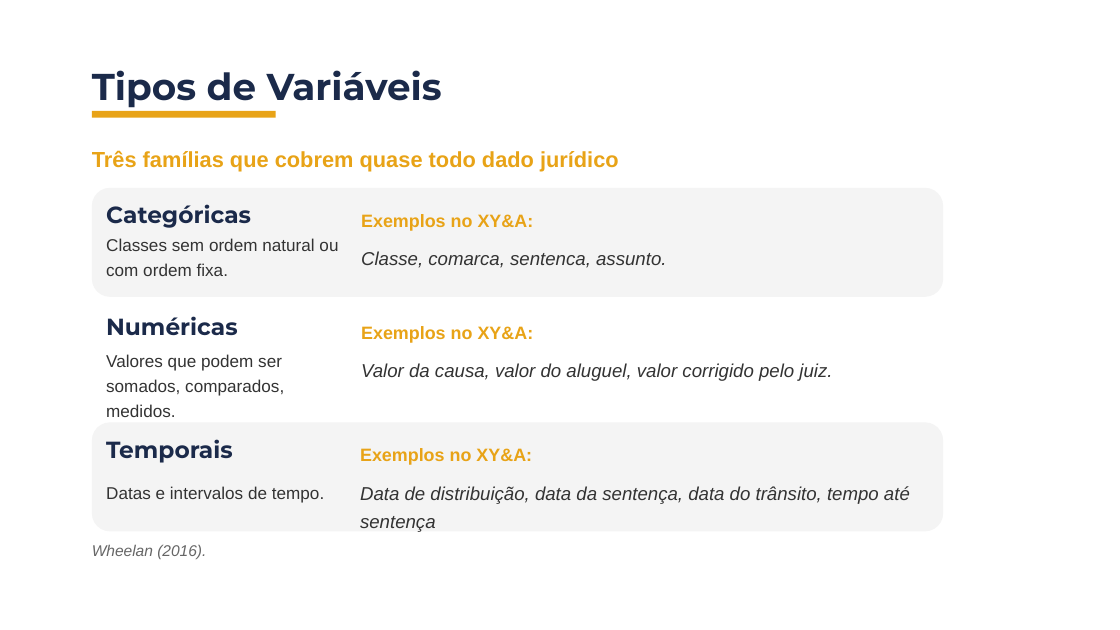
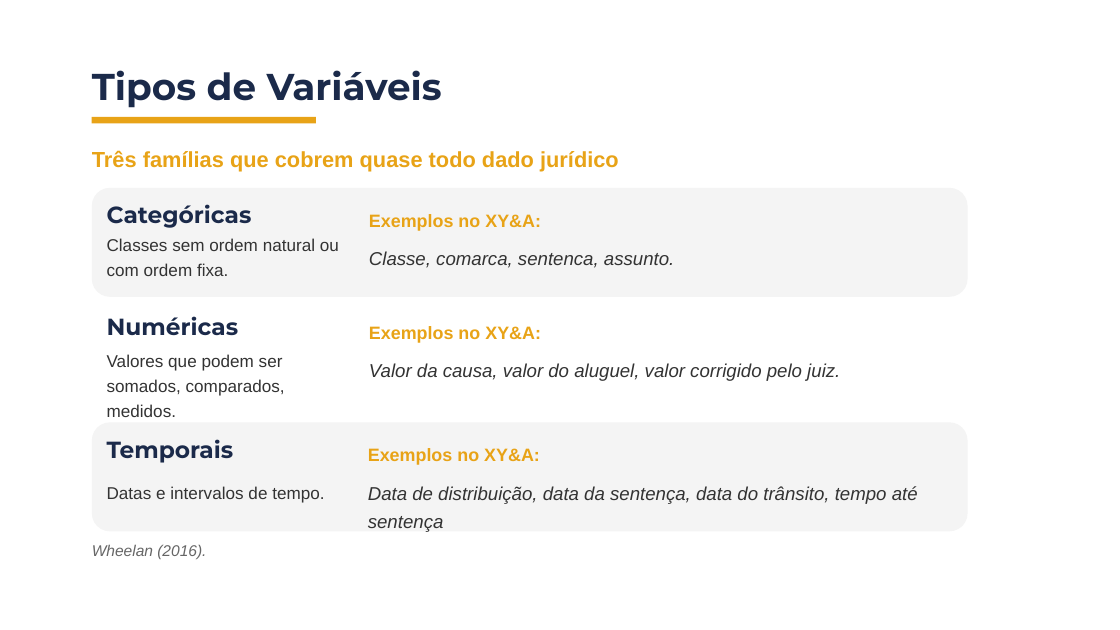
Before and after one commit to BrunoDaleffi/ibmec, a slide deck: slide 44 of jurimetria/aulas/aula_01/slides/aula1_bloco1_jurimetria.pptx. Drawn at 1120x630 pixels with LibreOffice and Linux fonts; fonts in the diff are those of the drawing; background and template pictures are left out. Boxes give left, top, right and bottom in pixels: in the first picture for what was removed or moved away, otherwise in the second. Text is boxed around its words. In the diff, an @@ line names an element or a change of style, - is before the commit and + after.

```diff
--- a/jurimetria/aulas/aula_01/slides/aula1_bloco1_jurimetria.pptx
+++ b/jurimetria/aulas/aula_01/slides/aula1_bloco1_jurimetria.pptx
@@ rectangle: place and size @@
-rectangle at box(92, 111, 276, 118)
+rectangle at box(92, 116, 316, 123)
@@ rounded rectangle: place and size @@
-rounded rectangle at box(92, 188, 943, 297)
+rounded rectangle at box(92, 188, 968, 297)
@@ text "Exemplos no XY&A:": place and size @@
-text "Exemplos no XY&A:" at box(361, 326, 534, 343)
+text "Exemplos no XY&A:" at box(369, 214, 541, 231)
@@ text "Classe, comarca, sentenca, assunto.": place and size @@
-text "Classe, comarca, sentenca, assunto." at box(361, 251, 666, 268)
+text "Classe, comarca, sentenca, assunto." at box(369, 251, 674, 268)
@@ rounded rectangle: place and size @@
-rounded rectangle at box(92, 299, 943, 408)
+rounded rectangle at box(92, 299, 968, 408)
@@ text "Exemplos no XY&A:": place and size @@
-text "Exemplos no XY&A:" at box(360, 448, 532, 465)
+text "Exemplos no XY&A:" at box(369, 326, 541, 343)
@@ text "Valor da causa, valor do ...": place and size @@
-text "Valor da causa, valor do ..." at box(361, 363, 832, 381)
+text "Valor da causa, valor do ..." at box(369, 363, 840, 381)
@@ rounded rectangle: place and size @@
-rounded rectangle at box(92, 422, 943, 531)
+rounded rectangle at box(92, 422, 968, 531)
@@ text "Exemplos no XY&A:": place and size @@
-text "Exemplos no XY&A:" at box(361, 214, 534, 231)
+text "Exemplos no XY&A:" at box(368, 448, 540, 465)
@@ text "Data de distribuição, data da ...": place and size @@
-text "Data de distribuição, data da ..." at box(360, 486, 910, 532)
+text "Data de distribuição, data da ..." at box(368, 486, 918, 532)
```
Also in this commit, not shown: 40 other slides changed, 11 other files.
